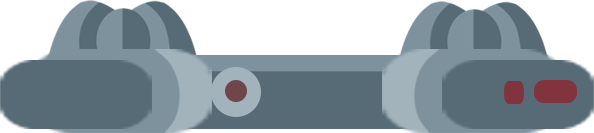
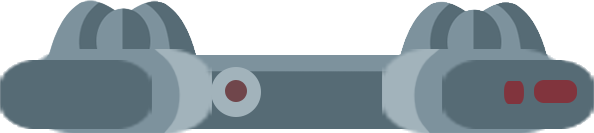
The second w=594, h=133 image is a revision of the first. Changes to its layers:
painted on "Группа 1" over [0, 0, 594, 133]
hid "Фон" over [0, 0, 594, 133]
